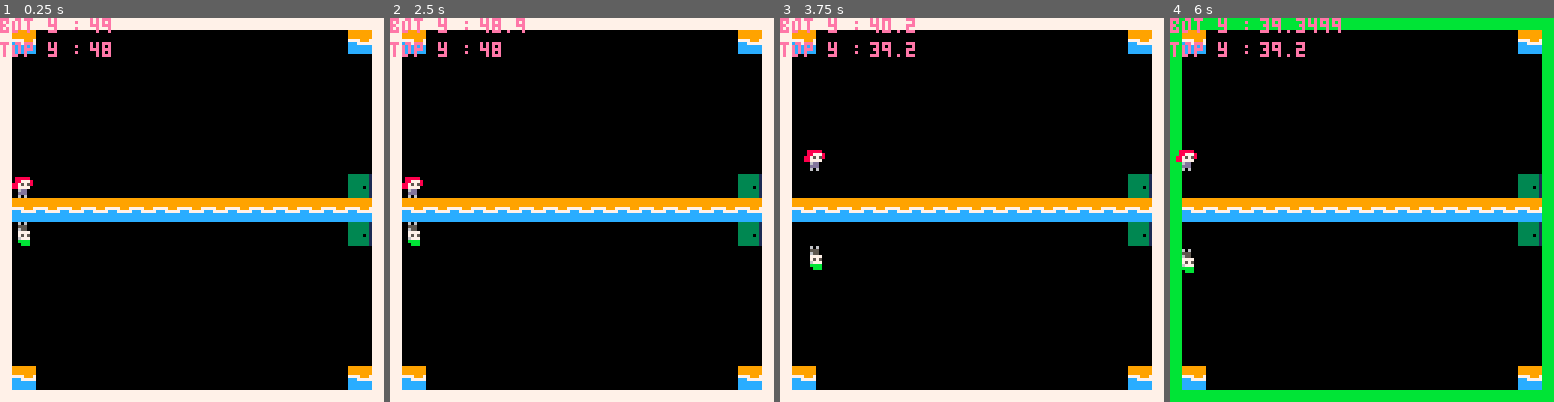
Above: before the commit, frames 1-4 (left to right).
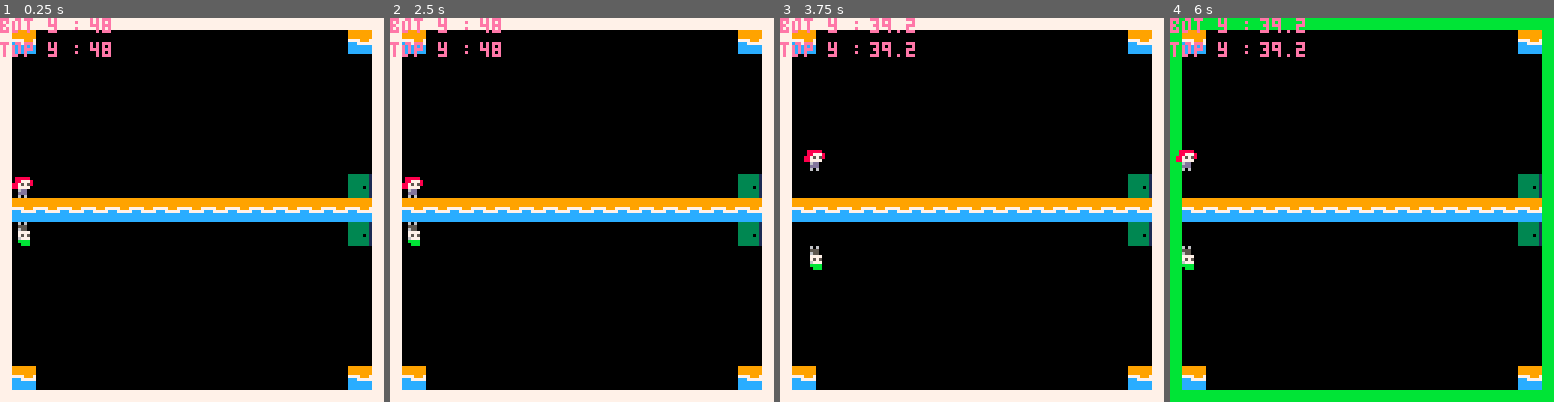
Above: after the commit, the same moments.

Repository: lpratico/a_curious_amalgam
Game: PICO-8 cartridge game.p8
Same seed, same stepped clock (60 frames per second), same inputs: the game is played once before the commit and once after it.
Inputs:
- Up to frame 1 (0.25 s): no input
- Up to frame 2 (2.5 s): tap O (Z key) at 0.33, 0.7, 1.43, 2.22 s; tap X (X key) at 1.07, 2.07, 2.4 s; hold Left 1.97-2.37 s
- Up to frame 3 (3.75 s): tap X (X key) every 0.33 s from 2.73 to 3.73 s; hold Right 2.87-3.53 s; tap O (Z key) at 3.1 s; hold Up from 3.58 s (still down)
- Up to frame 4 (6 s): tap O (Z key) at 3.98, 4.87, 5.75 s; tap X (X key) every 0.33 s from 4.07 to 5.73 s; release Up at 4.08 s; hold Right 4.13-4.53 s; hold Left 5.13-5.8 s; hold Up from 5.85 s (still down)

The runs differ from the first frame. In frame 1, less than 0.1% of the frame differs, in the area x 26-29%, y 2-4%; in frame 2, less than 0.1%; in frame 3, less than 0.1%; in frame 4, 0.3%, in the area x 3-45%, y 0-67%.

Commit message:
Better collision detection and flags

Diff:
--- a/game.p8
+++ b/game.p8
@@ -3,10 +3,11 @@
 __lua__
 
 --constants
-solidsprite = 5
+
 exitsprite = 6
 spikesprite = 7
 
+playerheight = 7
 mapheight = 120 --119?
 
 jumpvel = -2.21
@@ -31,29 +32,42 @@
 }
 
 
-function postospr(x,y)
-    return mget(level.x + x/8, level.y + y/8)
+function postosprtop(x,y)
+    return mget(level.x + flr(x/8), level.y + flr(y/8))
+end
+
+function postosprbot(x,y)
+    return mget(level.x + flr(x/8), level.y + 14 - flr(y/8))
 end
 
 function getcorners(player)
-    return {{player.x + 2,   ceil(player.y + 2)},
-            {player.x + 5,   ceil(player.y + 2)},
+    return {{player.x + 2,   flr(player.y + 2)},
+            {player.x + 5,   flr(player.y + 2)},
             {player.x + 2,   ceil(player.y + 7)},
             {player.x + 5,   ceil(player.y + 7)}}
 end
 
-function validlocation(x, y)
+function validlocation(x, y, isbot)
     if(x < 0 or x >= mapheight) then
         return false
     end
     if (y < 0 or y >= mapheight) then
         return false
     end
-    if (postospr(x,y) == solidsprite) then
-        return false
+    if (isbot) then
+        solidsprite = fget(postosprbot(x,y),0)
+        if (solidsprite) then
+            return false
+        end
+    else
+        solidsprite = fget(postosprtop(x,y),0)
+        if (solidsprite) then
+            return false
+        end
     end
     return true
 end
+
 
 function moveplayersx(x)
     validtop = true
@@ -63,10 +77,10 @@
     topcorners = getcorners(topplayer)
     botcorners = getcorners(botplayer)
     for i = 1,4 do
-        if (not validlocation(topcorners[i][1], topcorners[i][2])) then
+        if (not validlocation(topcorners[i][1], topcorners[i][2], false)) then
             validtop = false
         end
-        if (not validlocation(botcorners[i][1], mapheight - botcorners[i][2])) then
+        if (not validlocation(botcorners[i][1], botcorners[i][2], true)) then
             validbot = false
         end
     end
@@ -89,25 +103,28 @@
     distbot = botplayer.v
 
     for i = 1,4 do
-        if (not validlocation(topcorners[i][1], topcorners[i][2])) then
+        if (not validlocation(topcorners[i][1], topcorners[i][2], false)) then
             if (topplayer.v < 0) then --upward
-                edge = flr(topcorners[i][2]/8)*8 + 8
-                disttop = edge-topcorners[i][2]+topplayer.v
+                edge = flr(topcorners[i][2] / 8) * 8
+                topplayer.y = edge + playerheight
+                disttop = 0
 
             else --downward
-                edge = flr(topcorners[i][2]/8)*8
-                topplayer.y = edge - 8
-                disttop = 0
+                edge = flr(topcorners[i][2] / 8) * 8 - 8
+                disttop = edge - topplayer.y
+                topplayer.y = edge
             end
         end
-        if (not validlocation(botcorners[i][1], mapheight - botcorners[i][2])) then
+        if (not validlocation(botcorners[i][1], botcorners[i][2], true)) then
             if (botplayer.v < 0) then --upward
-                edge = flr(botcorners[i][2]/8)*8 + 8
-                disttop = edge-botcorners[i][2]+botplayer.v
-            elseif (botplayer.v>0) then --downward
-                edge = flr(botcorners[i][2]/8)*8
-                botplayer.y = edge - 7
+                edge = flr(botcorners[i][2] / 8) * 8
+                botplayer.y = edge + playerheight
                 distbot = 0
+
+            else --downward
+                edge = flr(botcorners[i][2] / 8) * 8 - 8
+                distbot = edge - botplayer.y
+                botplayer.y = edge
             end
         end
     end
@@ -126,11 +143,13 @@
 
     if (disttop < topplayer.v) then
         topplayer.v = 0
-        -- topplayer.y = ceil(topplayer.y)
+    elseif (disttop > topplayer.v) then
+        topplayer.v = .1
     end
     if (distbot < botplayer.v) then
         botplayer.v = 0
-        -- botplayer.y = ceil(botplayer.y)
+    elseif (distbot > botplayer.v) then
+        botplayer.v = .1
     end
 end
 
@@ -150,10 +169,10 @@
     topcorners = getcorners(topplayer)
     botcorners = getcorners(botplayer)
     for i = 1,4 do
-        if (postospr(topcorners[i][1], topcorners[i][2]) == spikesprite) then
+        if (postosprtop(topcorners[i][1], topcorners[i][2]) == spikesprite) then
             resetlevel()
         end
-        if (postospr(botcorners[i][1], mapheight - botcorners[i][2]) == spikesprite) then
+        if (postosprbot(botcorners[i][1], botcorners[i][2]) == spikesprite) then
             resetlevel()
         end
     end
@@ -161,8 +180,8 @@
 
 
 function checkexit()
-    if (postospr(topplayer.x + 4, topplayer.y + 4) == exitsprite) then
-        if (postospr(botplayer.x + 4, mapheight - (botplayer.y + 4)) == exitsprite) then
+    if (postosprtop(topplayer.x + 4, topplayer.y + 4) == exitsprite) then
+        if (postosprbot(botplayer.x + 4, botplayer.y + 4) == exitsprite) then
             level.x += 15
             if (level.x >= 120) then
                 level.x -= 120
@@ -194,23 +213,27 @@
     end
 
 
+    --controls
+    if(btn(0)) then
+        moveplayersx(-1)
+    end
+    if(btn(1)) then
+        moveplayersx(1)
+    end
+
+    if (btnp(4)) then
+        level.linked = not level.linked
+        if (level.linked) then
+            topplayer.v = (topplayer.v + botplayer.v)/2
+            botplayer.v = topplayer.v
+        end
+    end
+
     --gravity
     topplayer.v += gravity
     botplayer.v += gravity
 
     moveplayersy()
-
-
-    --controls
-    if(btn(0)) then
-        moveplayersx(-1)
-    end
-    if(btn(1)) then
-        moveplayersx(1)
-    end
-    if (btnp(4)) then
-        level.linked = not level.linked
-    end
 end
 
 function _draw()
@@ -228,7 +251,7 @@
 
     --draw players
     spr(1, topplayer.x + 4, topplayer.y + 4)
-    spr(2, botplayer.x + 4, mapheight - botplayer.y - 3, 1, 1, false, true)
+    spr(2, botplayer.x + 4, mapheight - botplayer.y - 4, 1, 1, false, true)
 
     print("bot y :", 0, 0, 14)
     print(botplayer.y, 30, 0)
@@ -294,6 +317,9 @@
 0000000000000000cc7777cccc7777cc00000000000000000000000000000000000000000000000000000000cc6666cccc6666cc000000000000000000000000
 0000000000000000cccccccccccccccc00000000000000000000000000000000000000000000000000000000ccc6cccccccc6ccc000000000000000000000000
 0000000000000000cccccccccccccccc00000000000000000000000000000000000000000000000000000000ccc6cccccccc6ccc000000000000000000000000
+__gff__
+0000000000010000000000000000000000000000000000000000000000000000000000000000000000000000000000000000000000000000000000000000000000000000000000000000000000000000000000000000000000000000000000000000000000000000000000000000000000000000000000000000000000000000
+0000000000000000000000000000000000000000000000000000000000000000000000000000000000000000000000000000000000000000000000000000000000000000000000000000000000000000000000000000000000000000000000000000000000000000000000000000000000000000000000000000000000000000
 __map__
 0500000000000000000000000000050000000000000000000000000000050000000000000000000000000000050000000000000000000000000000050000000000000000000000000000050000000000000000000000000000050000000000000000000000000000050000000000000000000000000000050000000000000000
 0000000000000000000000000000000000000000000000000000000000000000000000000000000000000000000000000000000000000000000000000000000000000000000000000000000000000000000000000000000600000000000000000000000000000000000000000000000000000000000000000000000000000000
